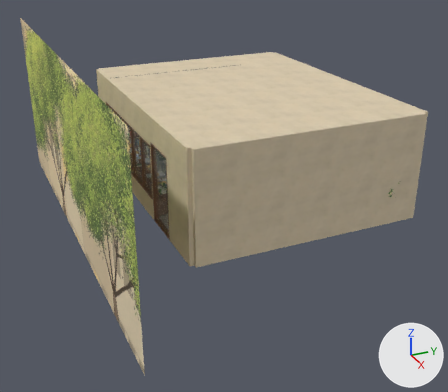
The glTF model assets/models/env/second_ai/aa_support/afar.glb, before and after one commit.
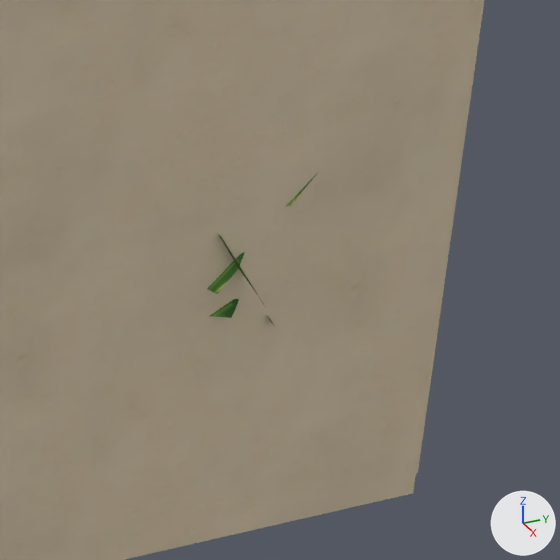
Each version appears first whole from a 50 mm camera at (19.97, -9.72, 9.51) aimed at (1.03, -1.2, 0.04), and next in a close-up on the part from 81% to 96% of the width and 41% to 58% of the height. Lighting does not change. The marker at lower right points along +X, +Y and +Z. The first two pictures are the older version. Where no turn or scale is listed for an object, it has been applied to the vertices. Vertices at exactly the same position are counted once.

Script lines for the objects in view, before the commit:
```python
me_afr_pothos = bpy.data.meshes.new('afr_pothos')
me_afr_pothos.from_pydata(...)  # 1240 vertices, 620 faces; spans x -3.53..5.34, y -3.83..4.41, z 0.28..2.72
me_afr_pothos.materials.append(mat_afr_leaf_pothos)
me_wall_back_afr_wall = bpy.data.meshes.new('WALL_back_afr_wall')
me_wall_back_afr_wall.from_pydata(...)  # a box spanning x -5.1..5.1, y 4.0..4.14, z 0.0..3.7
me_wall_back_afr_wall.materials.append(mat_afr_wall_cream)  # picture img_afr_wall_cream_soft
me_wall_right_afr_wall = bpy.data.meshes.new('WALL_right_afr_wall')
me_wall_right_afr_wall.from_pydata(...)  # a box spanning x 5.1..5.24, y -4.0..4.0, z 0.0..3.7
me_wall_right_afr_wall.materials.append(mat_afr_wall_cream)  # picture img_afr_wall_cream_soft
ob_afr_pothos = bpy.data.objects.new('afr_pothos', me_afr_pothos)
ob_afr_pothos.location = (0.0, 0.0, 0.0)
ob_wall_back_afr_wall = bpy.data.objects.new('WALL_back_afr_wall', me_wall_back_afr_wall)
ob_wall_back_afr_wall.location = (0.0, 0.0, 0.0)
ob_wall_right_afr_wall = bpy.data.objects.new('WALL_right_afr_wall', me_wall_right_afr_wall)
ob_wall_right_afr_wall.location = (0.0, 0.0, 0.0)
```
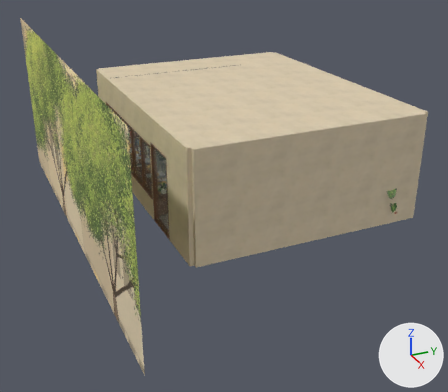
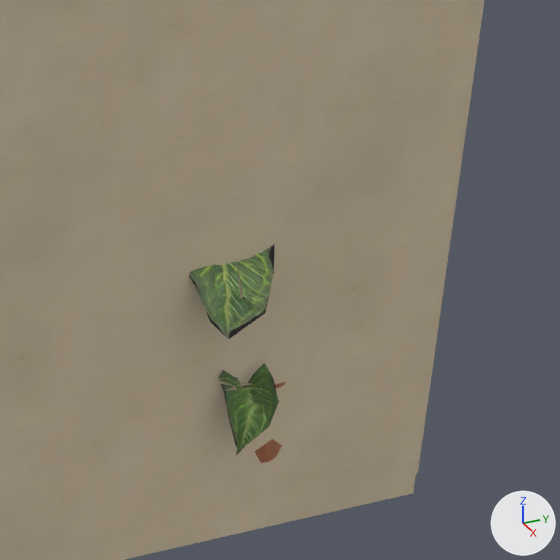
Pixel boxes [x1, y1, x2, y2] of what changed, in the close-ups (560 x 560 px):
```json
{"object": "afr_ph_potted_plant_02_2", "change": "added", "after": [189, 245, 286, 463], "on screen": "green", "faces in mat_afr_ph_potted_plant_02_2_leaves": [189, 245, 279, 456], "faces in mat_afr_ph_potted_plant_02_t_02_pot": [255, 382, 286, 463]}
{"object": "afr_pothos", "change": "reshaped", "before": [207, 174, 317, 326], "on screen": "not visible afterwards"}
```

Scene script edits in JSON lines:
```json
{"op": "add", "block": "img_potted_plant_02_pot_diff_1k_512", "code": ["img_potted_plant_02_pot_diff_1k_512 = load_image('potted_plant_02_pot_diff_1k_512', '_unpacked/potted_plant_02_pot_diff_1k_512', 512, 512, 'sRGB')"]}
{"op": "add", "block": "img_potted_plant_02_pot_nor_gl_1k_512", "code": ["img_potted_plant_02_pot_nor_gl_1k_512 = load_image('potted_plant_02_pot_nor_gl_1k_512', '_unpacked/potted_plant_02_pot_nor_gl_1k_512', 512, 512, 'Non-Color')"]}
{"op": "add", "block": "img_potted_plant_02_leaves_diff_1k_512", "code": ["img_potted_plant_02_leaves_diff_1k_512 = load_image('potted_plant_02_leaves_diff_1k_512', '_unpacked/potted_plant_02_leaves_diff_1k_512', 512, 512, 'sRGB')"]}
{"op": "add", "block": "img_potted_plant_02_leaves_nor_gl_1k_512", "code": ["img_potted_plant_02_leaves_nor_gl_1k_512 = load_image('potted_plant_02_leaves_nor_gl_1k_512', '_unpacked/potted_plant_02_leaves_nor_gl_1k_512', 512, 512, 'Non-Color')"]}
{"op": "add", "block": "mat_afr_ph_potted_plant_02_t_02_pot", "code": ["mat_afr_ph_potted_plant_02_t_02_pot = bpy.data.materials.new('afr_ph_potted_plant_02_t_02_pot')", "# uses the picture img_potted_plant_02_pot_diff_1k_512", "# uses the picture img_potted_plant_02_pot_nor_gl_1k_512"]}
{"op": "add", "block": "mat_afr_ph_potted_plant_02_2_leaves", "code": ["mat_afr_ph_potted_plant_02_2_leaves = bpy.data.materials.new('afr_ph_potted_plant_02_2_leaves')", "# uses the picture img_potted_plant_02_leaves_diff_1k_512", "# uses the picture img_potted_plant_02_leaves_nor_gl_1k_512"]}
{"block": "me_afr_pothos", "where": "# used by ob_afr_pothos; location = (0.0, 0.0, 0.0)"}
{"op": "remove", "block": "me_afr_pothos", "code": "me_afr_pothos.from_pydata(...)  # 1240 vertices, 620 faces; spans x -3.53..5.34, y -3.83..4.41, z 0.28..2.72"}
{"op": "add", "block": "me_afr_pothos", "code": "me_afr_pothos.from_pydata(...)  # 1184 vertices, 592 faces; spans x -3.52..5.24, y -3.83..4.16, z 0.22..2.72"}
{"block": "me_afr_pothos", "change": "me_afr_pothos part 1: 193 loose pieces with 772 vertices, spanning x -3.53..5.34, y -3.82..4.41, z 0.28..2.43, are deleted"}
{"block": "me_afr_pothos", "change": "other edits to the shape of me_afr_pothos do not show in these pictures"}
{"op": "add", "block": "me_low_003", "code": ["me_low_003 = bpy.data.meshes.new('low.003')", "me_low_003.from_pydata(...)  # 3178 vertices, 2094 faces; spans x -0.45..0.71, y -0.57..0.82, z 0.0..1.6", "# faces by material slot: [1442, 652]", "me_low_003.materials.append(mat_afr_ph_potted_plant_02_t_02_pot)", "me_low_003.materials.append(mat_afr_ph_potted_plant_02_2_leaves)"]}
{"op": "add", "block": "ob_afr_ph_potted_plant_02_2", "code": ["ob_afr_ph_potted_plant_02_2 = bpy.data.objects.new('afr_ph_potted_plant_02_2', me_low_003)", "ob_afr_ph_potted_plant_02_2.location = (4.75, 3.0, 0.0)"]}
```
